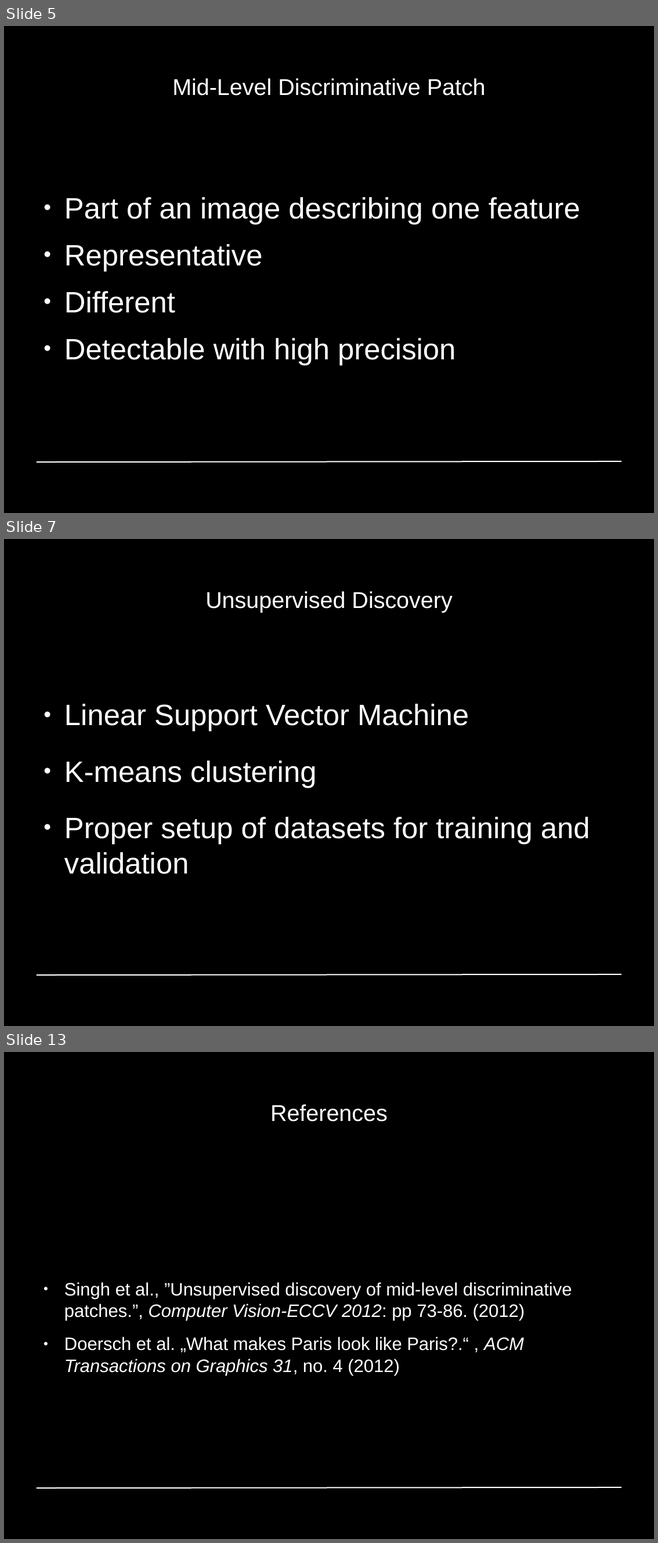
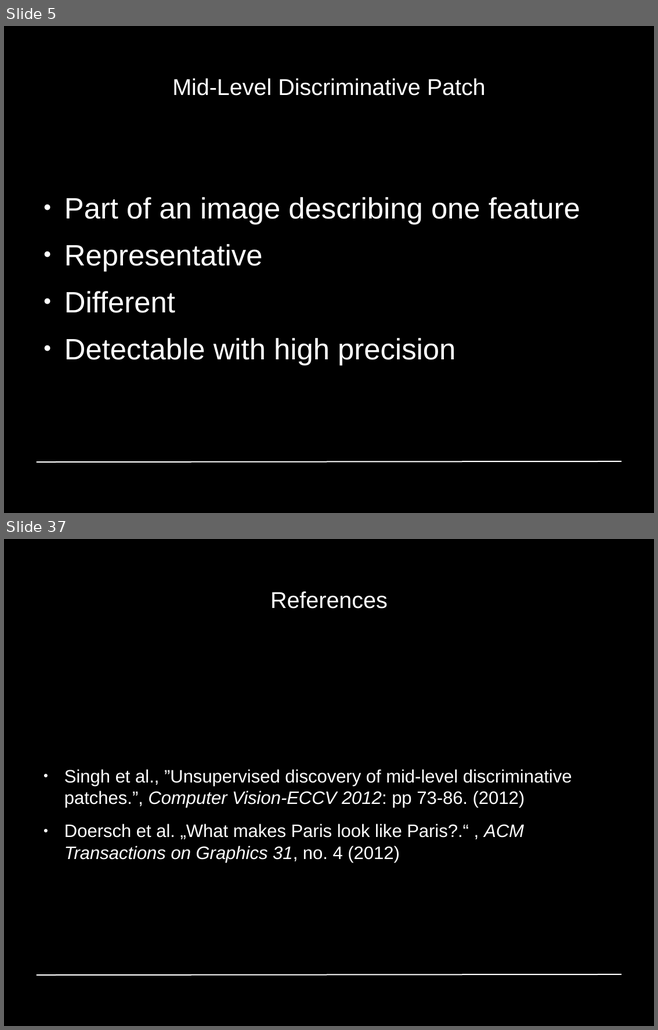
Before and after one commit to GiannisPapadopoulos/DiscriminativePatches, a slide deck: presentations/period1/MAI_Project1_Group4.odp. Shown one above the other, each under a label of ours: slides 5, 7 and 13 before the commit, slides 5 and 37 after it; the slides between them are not shown. The pictures are 658x1543 and 658x1030 pixels, drawn with LibreOffice and Linux fonts; fonts in the diff are those of the drawing. Boxes give left, top, right and bottom in pixels: in the first picture for what was removed or moved away, otherwise in the second. Text is boxed around its words. In the diff, an @@ line names an element or a change of style, - is before the commit and + after.

```diff
--- a/presentations/period1/MAI_Project1_Group4.odp
+++ b/presentations/period1/MAI_Project1_Group4.odp
@@ slide 7 removed at (4, 539, 654, 1026), background #000000; not listed: 1 template element that a slide beside it also shows @@
@@ title removed at (205, 591, 452, 613) @@
-Unsupervised Discovery
@@ text removed at (64, 704, 590, 874) @@
-● Linear Support Vector Machine
-● K-means clustering
-● Proper setup of datasets for training and validation
@@ what was slide 13 is now slide 37 @@
```
Also in this commit, not shown: 8 slides changed, 26 slides added, 1 other slide removed.
